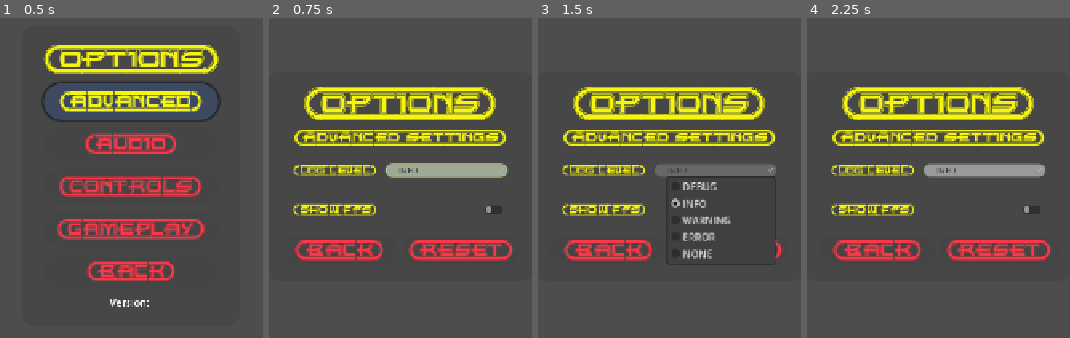
Above: before the commit, frames 1-4 (left to right).
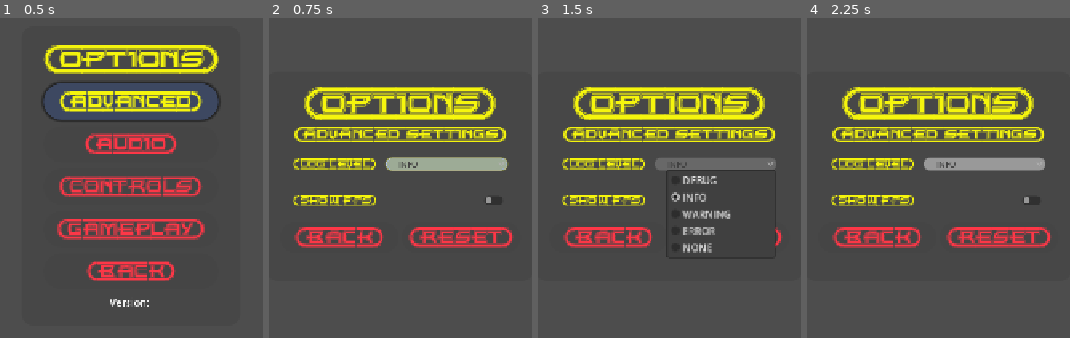
Above: after the commit, the same moments.

Repository: ikostan/SkyLockAssault
Game: Godot game, scene res://scenes/options_menu.tscn
The game is run twice, just before and just after one commit, with the same random seed, the same clock (stepped at 60 frames per second) and the same inputs. This scene is started directly instead of the project's main scene. Video files are missing from this copy of the repository; at most half a second of black plays in their place. Sound files missing from this copy of the repository are replaced by a short silence.
Inputs (mouse positions are in pixels of both pictures, inside the frame that each line leads up to; where the layout moved, square brackets give the same spot in the first picture):
- Up to frame 1 (0.5 s): no input
- Up to frame 2 (0.75 s): click "{ADVANCED}" at 0.5 s
- Up to frame 3 (1.5 s): click "INFO" at 1.25 s
- Up to frame 4 (2.25 s): click (1030, 200) [1030, 210] at 2 s

Frame 1 is identical in both runs. In frame 2, 14% of the frame differs, in the area x 9-94%, y 34-76%; in frame 3, 13%; in frame 4, 14%.

Commit message:
Update advanced_settings.tscn

Diff:
--- a/scenes/advanced_settings.tscn
+++ b/scenes/advanced_settings.tscn
@@ -124,10 +124,10 @@
 offset_left = -192.5
 offset_top = -142.5
 offset_right = 192.5
-offset_bottom = 142.5
+offset_bottom = 122.5
 grow_horizontal = 2
 grow_vertical = 2
-theme_override_constants/separation = 15
+theme_override_constants/separation = 10
 
 [node name="MainLabel" type="Label" parent="Panel/Controls" unique_id=317986468]
 layout_mode = 2
